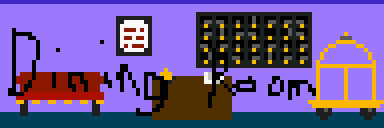
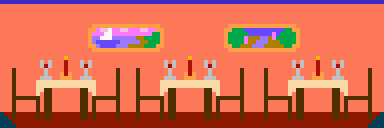
Layers edited between the first and the second 384 x 128 image:
added layer "tables" above "reception_base.png" over [12, 24, 372, 120]
painted on "reception_base.png" over [0, 4, 384, 128]
